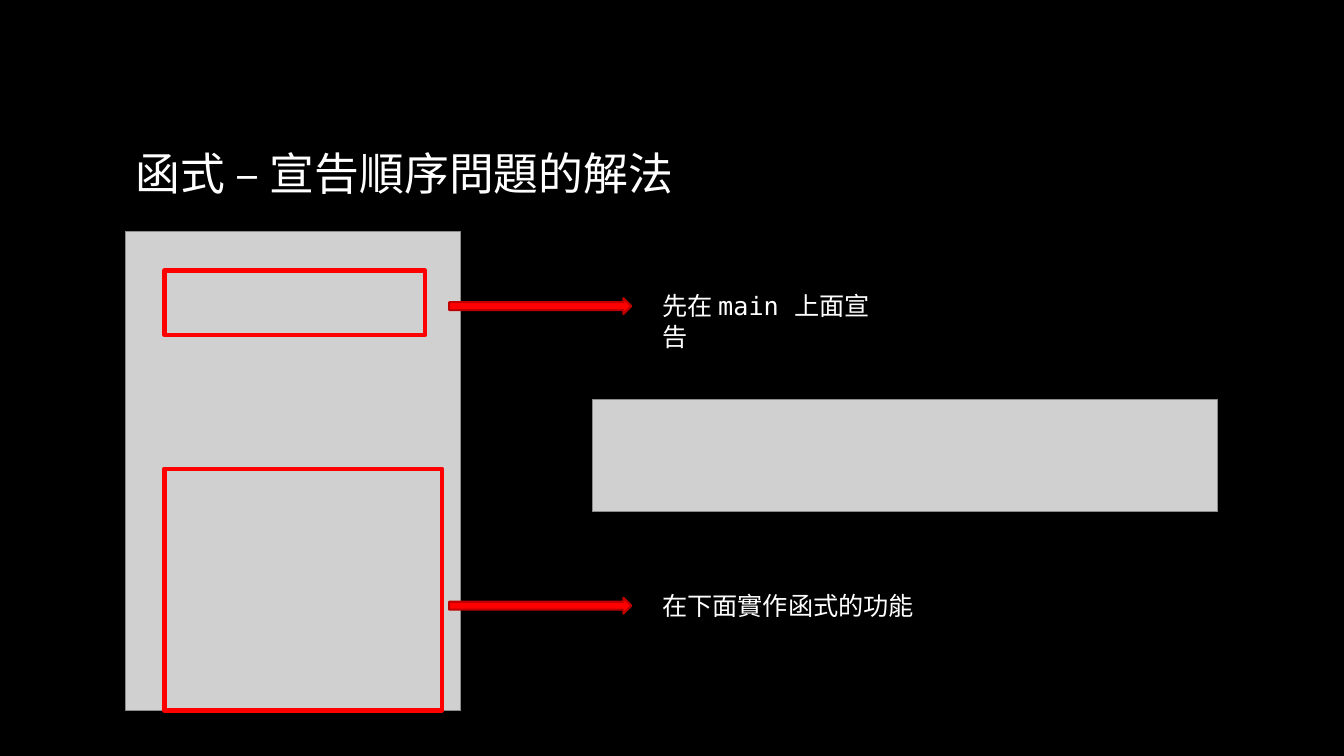
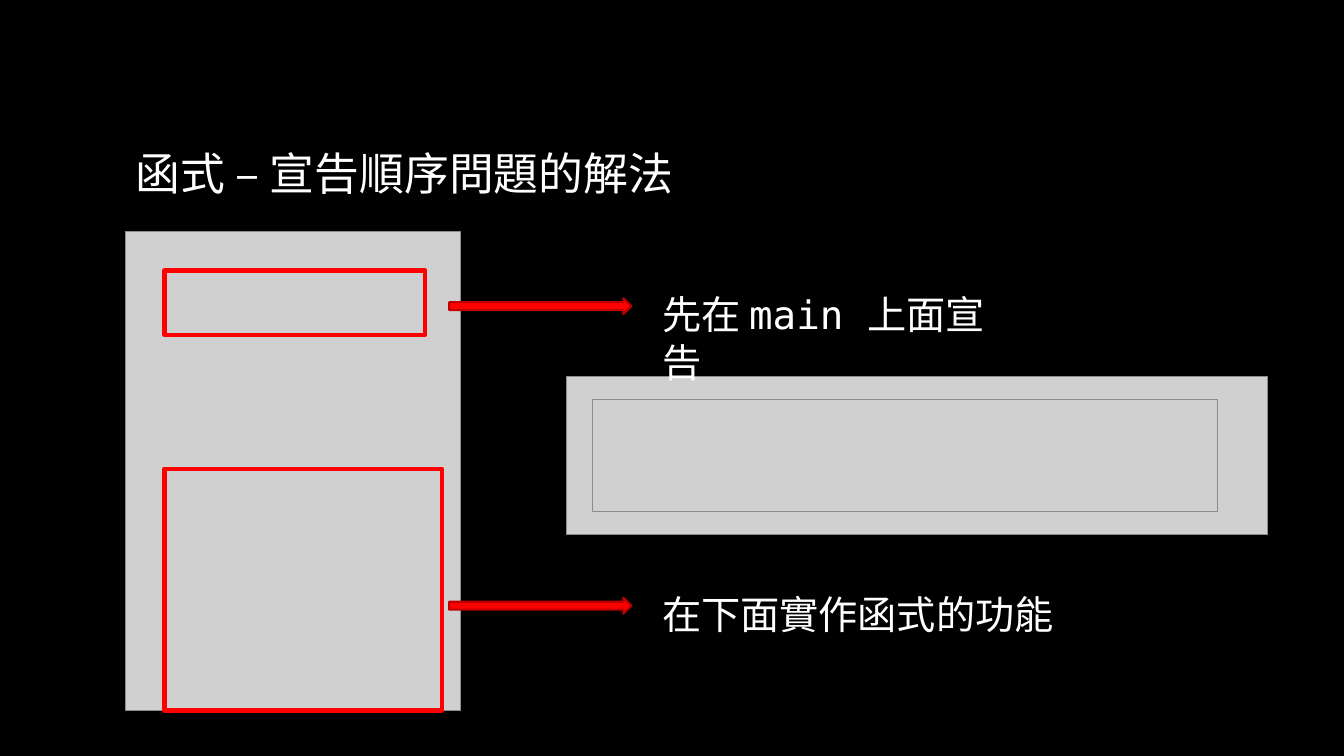
Before and after one commit to liuutin9/2023_summer_camp, a slide deck: slide 36 of 電機_C_Day_2.pptx (slide 35 before the commit). Drawn at 1344x756 pixels with LibreOffice and Linux fonts; fonts in the diff are those of the drawing; grey boxes stand for pictures; background and template pictures are left out. Boxes give left, top, right and bottom in pixels: in the first picture for what was removed or moved away, otherwise in the second. Text is boxed around its words. In the diff, an @@ line names an element or a change of style, - is before the commit and + after.

```diff
--- a/電機_C_Day_2.pptx
+++ b/電機_C_Day_2.pptx
@@ text "先在 main 上面宣告" at (x1=662, y1=296, x2=984, y2=388): size 18 to 28 pt @@
@@ picture added at (x1=567, y1=377, x2=1267, y2=535) @@
@@ text "在下面實作函式的功能" at (x1=662, y1=596, x2=1053, y2=632): size 18 to 28 pt @@
```
Also in this commit, not shown: 2 other slides changed, 1 slide added.
